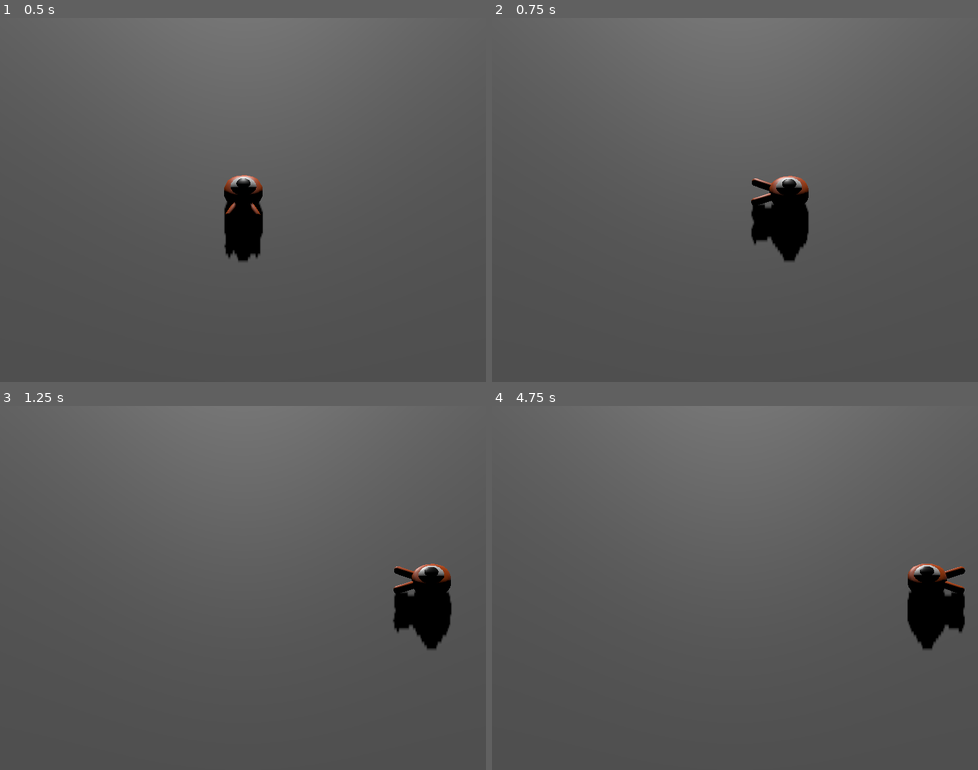
Above: before the commit, frames 1-4 (two rows, left to right).
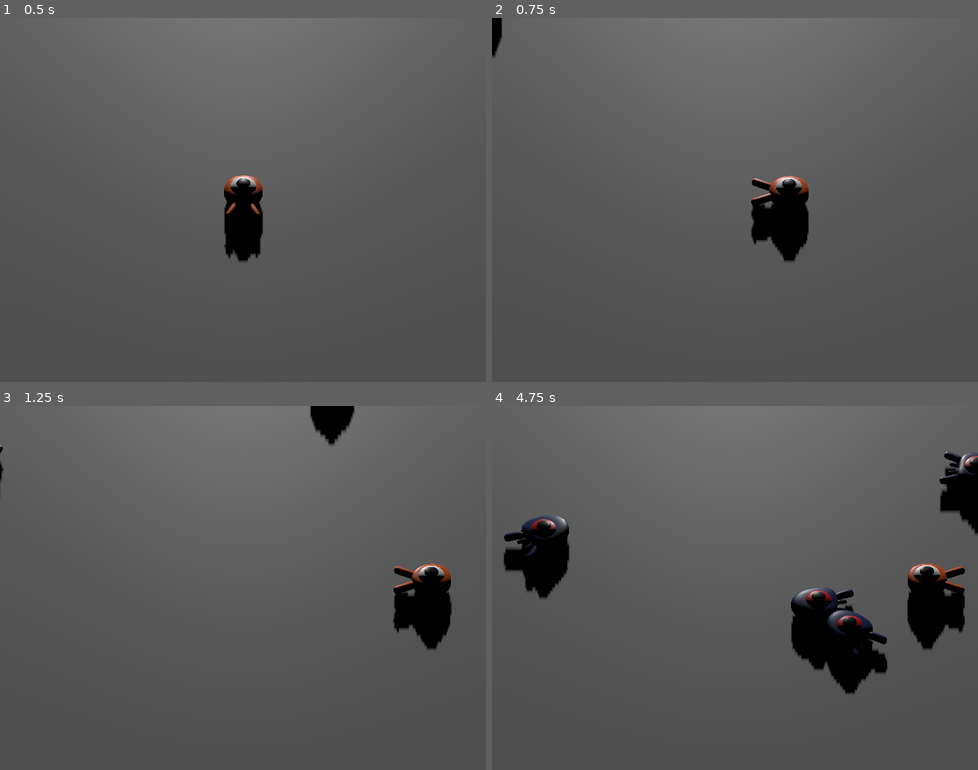
Above: after the commit, the same moments.

Repository: FerdivdKamp/3d_squash_the_creeps_starter
Game: Godot game, scene res://main.tscn
Same seed, same stepped clock (60 frames per second), same inputs: the game is played once before the commit and once after it.
Inputs (mouse positions are in pixels of both pictures, inside the frame that each line leads up to):
- Up to frame 1 (0.5 s): no input
- Up to frame 2 (0.75 s): tap Enter at 0.5 s; move the mouse to (841, 181) at 0.52 s; hold Right (move_right) from 0.53 s (still down); hold Shift from 0.53 s (still down); click (841, 181) at 0.67 s
- Up to frame 3 (1.25 s): keep holding Right (move_right); keep holding Shift; tap Space (jump) at 0.77 s
- Up to frame 4 (4.75 s): release Right (move_right) at 1.25 s; release Shift at 1.25 s; drag from (637, 606) to (710, 660) at 1.27 s; move the mouse to (783, 507) at 2.02 s; hold Right (move_right) 2.03-2.75 s; tap Ctrl at 2.1 s; drag from (710, 660) to (589, 533) at 2.77 s; move the mouse to (880, 642) at 3.52 s; hold Left (move_left) 3.53-4.25 s; tap Alt at 3.6 s; tap Space (jump) at 3.77 s; drag from (589, 533) to (662, 497) at 4.27 s

Frame 1 is identical in both runs. In frame 2, 0.2% of the frame differs, in the area x 0-3%, y 0-11%; in frame 3, 0.7%; in frame 4, 7.0%, in the area x 2-100%, y 12-80%.

Commit message:
adding the mob spawn

Diff:
--- /dev/null
+++ b/main.gd
@@ -0,0 +1,26 @@
+extends Node
+
+@export var mob_scene: PackedScene
+
+# Called when the node enters the scene tree for the first time.
+func _ready() -> void:
+	pass # Replace with function body.
+
+
+# Called every frame. 'delta' is the elapsed time since the previous frame.
+func _process(_delta: float) -> void:
+	pass
+
+
+func _on_mob_timer_timeout() -> void:
+	var mob = mob_scene.instantiate()
+
+	## Choose a random point on the spawn path
+	# get spawn path
+	var mob_spawn_location = get_node("SpawnPath/SpawnLocation")
+	# Set a random offset
+	mob_spawn_location.progress_ratio = randf()
+
+	var player_position = $Player.global_position
+	mob.initialize(mob_spawn_location.global_position, player_position)
+	add_child(mob)
--- a/main.tscn
+++ b/main.tscn
@@ -1,6 +1,8 @@
 [gd_scene format=3 uid="uid://2wap0283yk0r"]
 
+[ext_resource type="Script" uid="uid://cc8n3086pvl18" path="res://main.gd" id="1_h2yge"]
 [ext_resource type="PackedScene" uid="uid://ceuu150fmggvr" path="res://player.tscn" id="1_ig7tw"]
+[ext_resource type="PackedScene" uid="uid://defdm2qdva75q" path="res://mob.tscn" id="2_1bvp3"]
 
 [sub_resource type="BoxShape3D" id="BoxShape3D_1sgun"]
 size = Vector3(60, 2, 60)
@@ -15,8 +17,16 @@
 material = SubResource("StandardMaterial3D_u716c")
 
 [sub_resource type="Curve3D" id="Curve3D_ig7tw"]
+closed = true
+_data = {
+"points": PackedVector3Array(0, 0, 0, 0, 0, 0, -13.038284, 0, -17.889742, 0, 0, 0, 0, 0, 0, 13.038292, 0, -17.950386, 0, 0, 0, 0, 0, 0, 12.977646, 0, 14.918225, 0, 0, 0, 0, 0, 0, -13.098927, 0, 14.9788685),
+"tilts": PackedFloat32Array(0, 0, 0, 0)
+}
+point_count = 4
 
 [node name="Main" type="Node" unique_id=1103366674]
+script = ExtResource("1_h2yge")
+mob_scene = ExtResource("2_1bvp3")
 
 [node name="Ground" type="StaticBody3D" parent="." unique_id=77577812]
 transform = Transform3D(1, 0, 0, 0, 1, 0, 0, 0, 1, 0, -1, 0)
@@ -60,5 +70,14 @@
 transform = Transform3D(1, 0, 0, 0, 1, 0, 0, 0, 1, 13, 0, -18)
 mesh = SubResource("CylinderMesh_1sgun")
 
-[node name="Path3D" type="Path3D" parent="." unique_id=1051443667]
+[node name="SpawnPath" type="Path3D" parent="." unique_id=1051443667]
 curve = SubResource("Curve3D_ig7tw")
+
+[node name="SpawnLocation" type="PathFollow3D" parent="SpawnPath" unique_id=808500323]
+transform = Transform3D(0.0023257274, 0, -0.9999973, 0, 1, 0, 0.9999973, 0, 0.0023257274, -13.038284, 0, -17.889742)
+
+[node name="MobTimer" type="Timer" parent="." unique_id=594129663]
+wait_time = 0.5
+autostart = true
+
+[connection signal="timeout" from="MobTimer" to="." method="_on_mob_timer_timeout"]
Not shown, added: main.gd.uid
